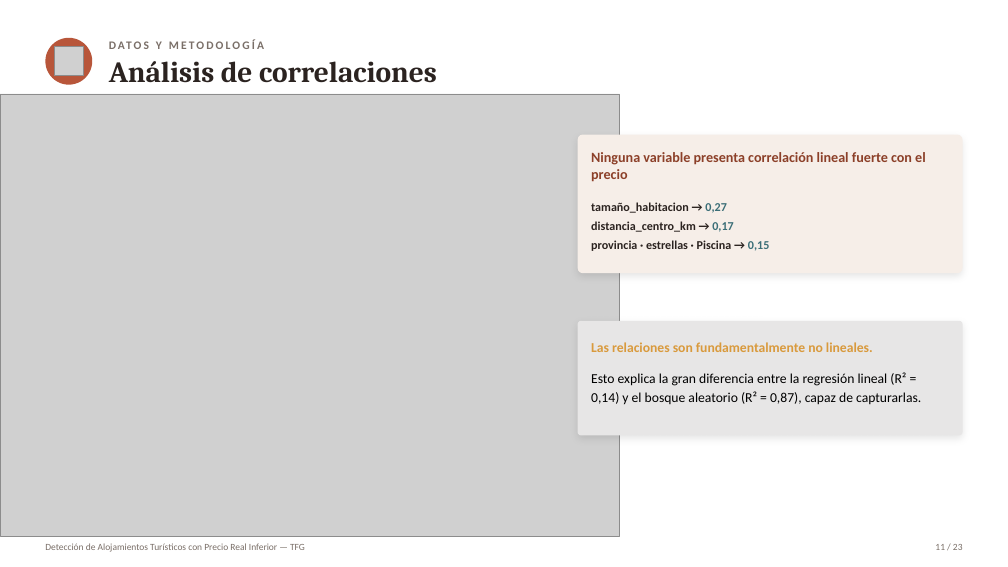
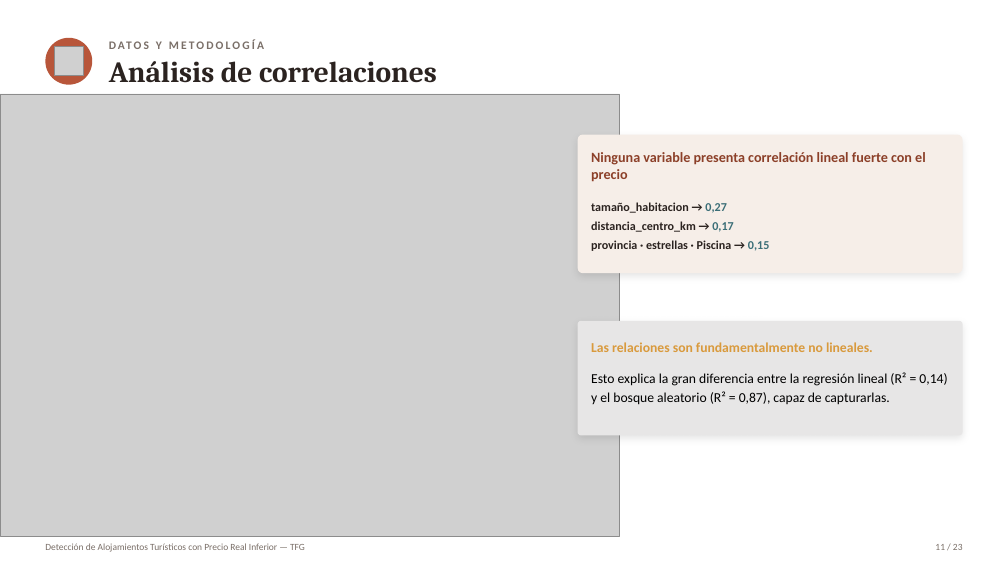
Before and after one commit to Marjimleo3/TFG, a slide deck: slide 11 of TFG_Chollos/Presentacion_Defensa_TFG.pptx. Drawn at 1008x567 pixels with LibreOffice and Linux fonts; fonts in the diff are those of the drawing; grey boxes stand for pictures. Boxes give left, top, right and bottom in pixels: in the first picture for what was removed or moved away, otherwise in the second. Text is boxed around its words. In the diff, an @@ line names an element or a change of style, - is before the commit and + after.

```diff
--- a/TFG_Chollos/Presentacion_Defensa_TFG.pptx
+++ b/TFG_Chollos/Presentacion_Defensa_TFG.pptx
@@ text "Las relaciones son fundamentalmente no ..." rewrapped from <box>591,342,921,405</box> to <box>591,342,947,405</box> @@
```
Also in this commit, not shown: 10 other slides changed.
